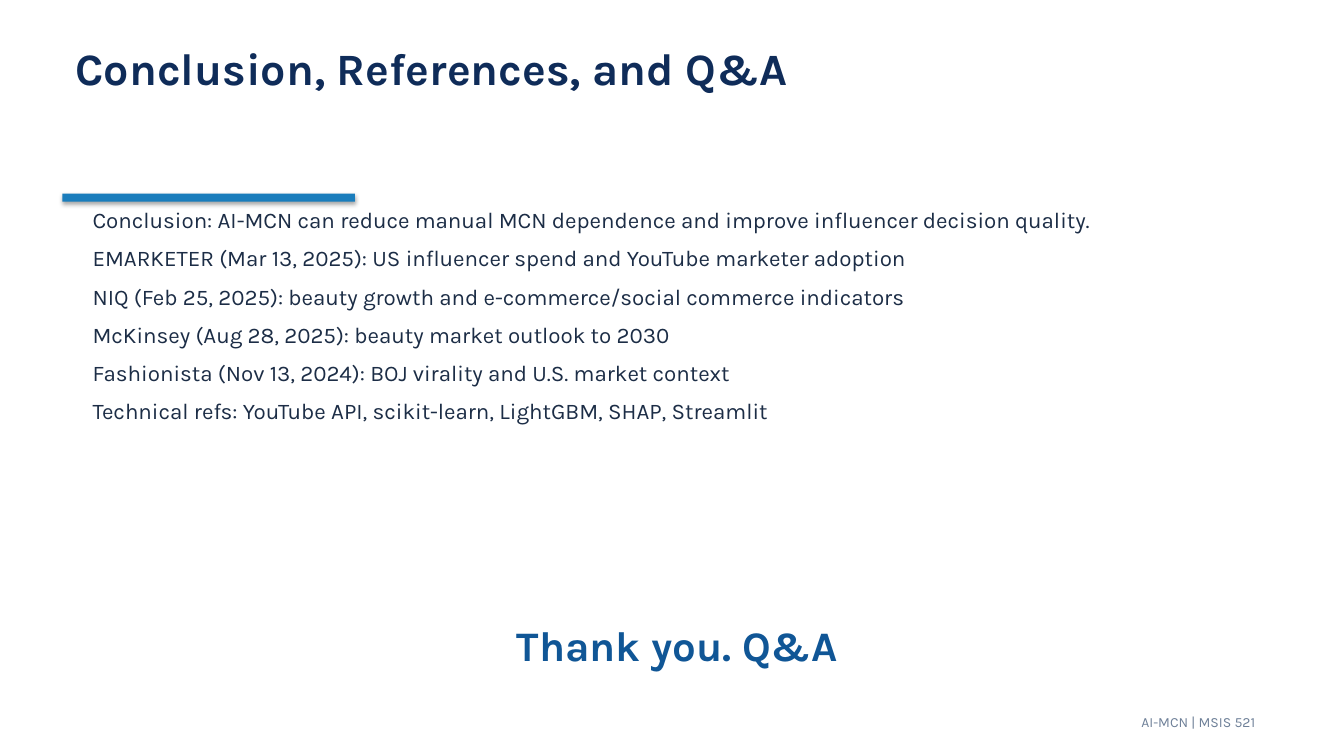
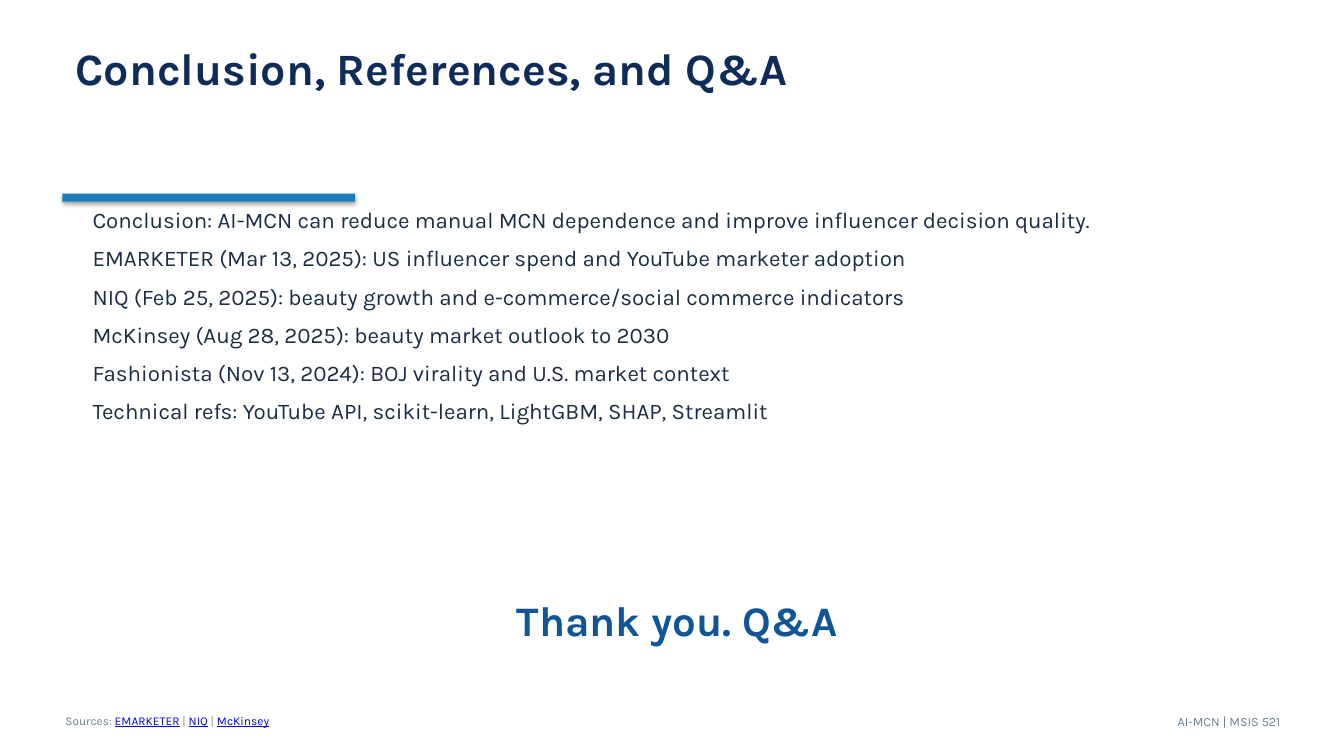
Before and after one commit to AliceEom/AI_MCN, a slide deck: slide 15 of slides/AI_MCN_Final_Presentation_EN.pptx. Drawn at 1344x756 pixels with LibreOffice and Linux fonts; fonts in the diff are those of the drawing. Boxes give left, top, right and bottom in pixels: in the first picture for what was removed or moved away, otherwise in the second. Text is boxed around its words. In the diff, an @@ line names an element or a change of style, - is before the commit and + after.

Commit message:
Expand research references and add per-slide source links

```diff
--- a/slides/AI_MCN_Final_Presentation_EN.pptx
+++ b/slides/AI_MCN_Final_Presentation_EN.pptx
@@ text "Thank you. Q&A": place and size @@
-text "Thank you. Q&A" at <box>517,632,838,672</box>
+text "Thank you. Q&A" at <box>517,607,838,647</box>
@@ text added at <box>65,717,269,728</box>, 8.5 pt, text #0000FF, underline @@
+Sources: EMARKETER | NIQ | McKinsey
@@ text "AI-MCN | MSIS 521": place and size @@
-text "AI-MCN | MSIS 521" at <box>1141,718,1256,727</box>
+text "AI-MCN | MSIS 521" at <box>1178,718,1281,726</box>
@@ text "AI-MCN | MSIS 521" at <box>1178,718,1281,726</box>: size 10 to 9 pt @@
```
Also in this commit, not shown: 14 other slides changed, 2 other files.
